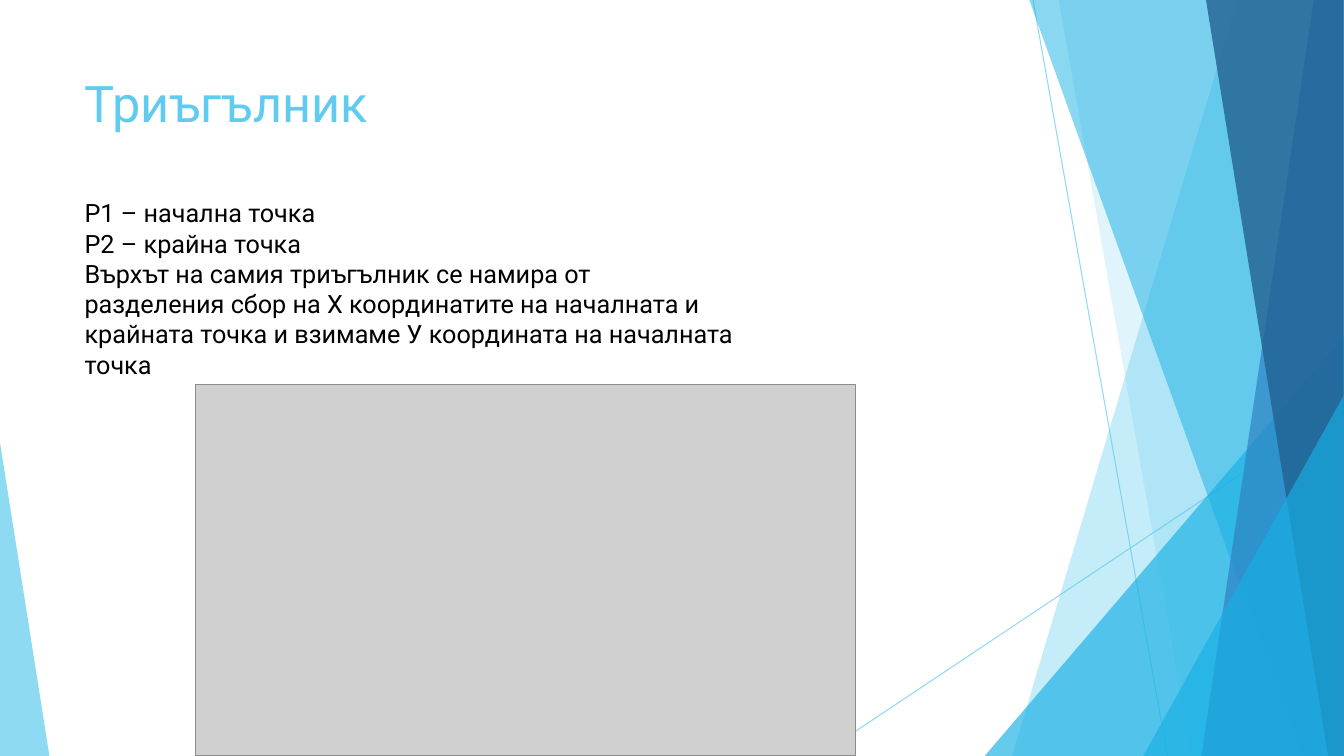
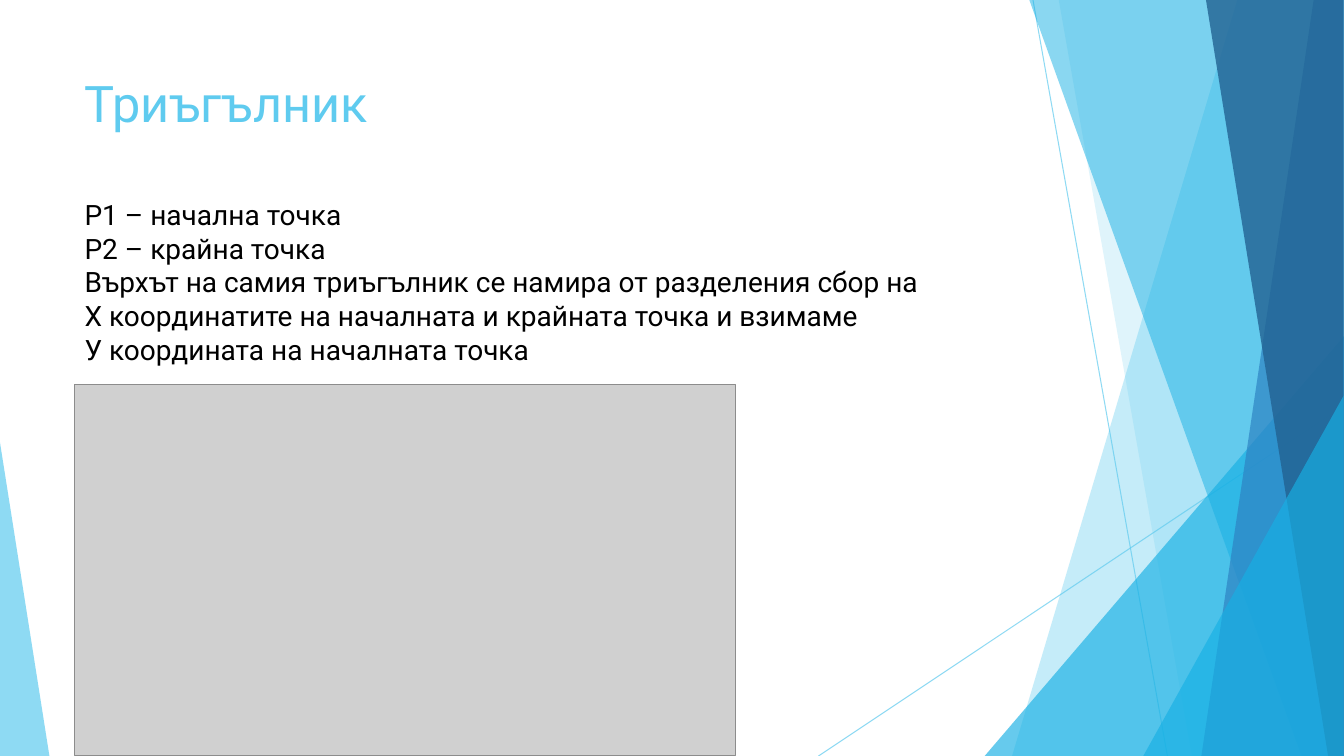
Before and after one commit to todorzhelev/STS, a slide deck: slide 6 of presentation/PresentationFinal.pptx. Drawn at 1344x756 pixels with LibreOffice and Linux fonts; fonts in the diff are those of the drawing; grey boxes stand for pictures. Boxes give left, top, right and bottom in pixels: in the first picture for what was removed or moved away, otherwise in the second. Text is boxed around its words. In the diff, an @@ line names an element or a change of style, - is before the commit and + after.

Commit message:
presentation fix

```diff
--- a/presentation/PresentationFinal.pptx
+++ b/presentation/PresentationFinal.pptx
@@ text at (x1=85, y1=205, x2=342, y2=265): size 18 to 20 pt in "P1 – начална точка", "P2 – крайна точка" @@
@@ text at (x1=85, y1=270, x2=917, y2=366): text changed; size 18 to 20 pt @@
-Върхът на самия триъгълник се намира от разделения сбор на Х координатите на началната и крайната точка и взимаме У координата на началната точка
+Върхът на самия триъгълник се намира от разделения сбор на
+Х координатите на началната и крайната точка и взимаме
+У координата на началната точка
@@ picture moved from (x1=196, y1=384, x2=856, y2=756) to (x1=75, y1=384, x2=735, y2=756) @@
```
Also in this commit, not shown: 11 other slides changed.
